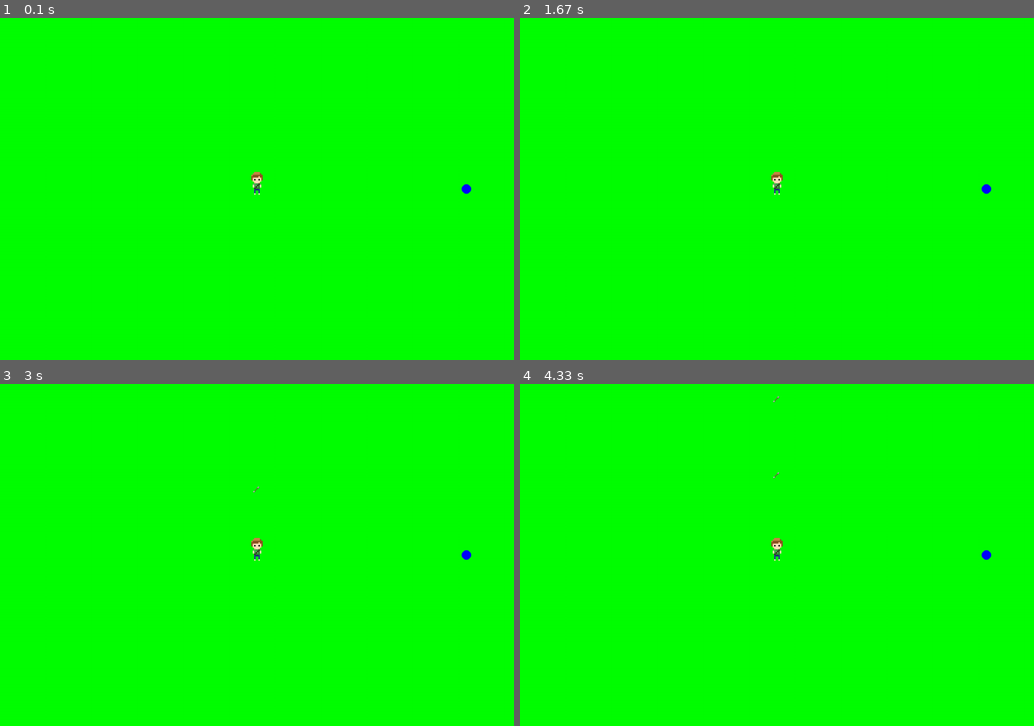
Above: before the commit, frames 1-4 (two rows, left to right).
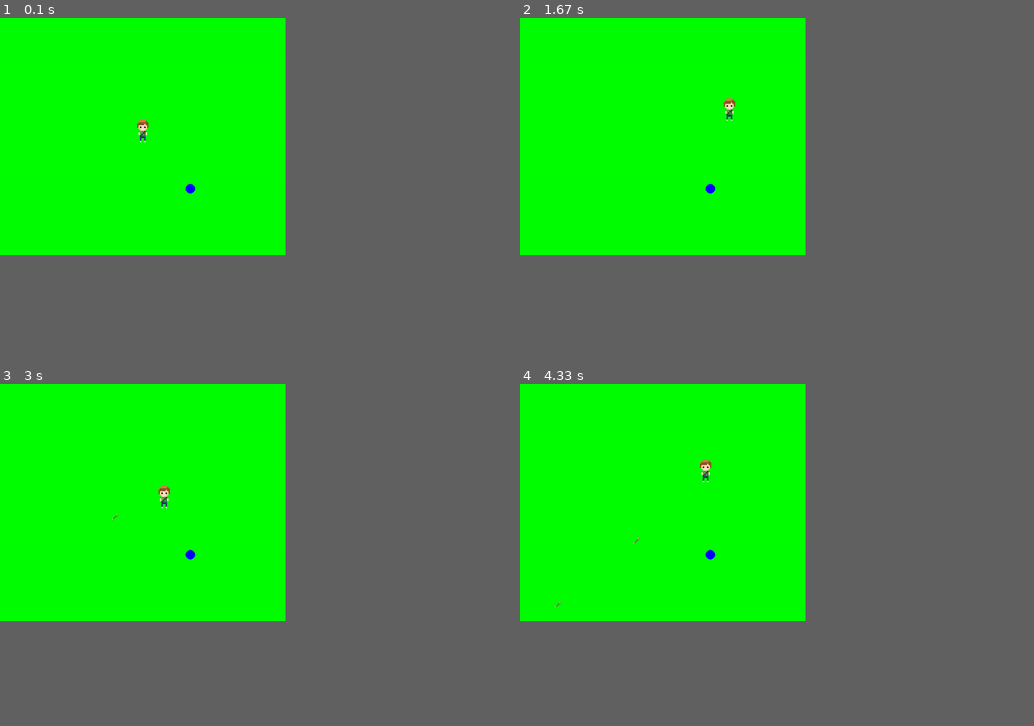
Above: after the commit, the same moments.

Repository: TomasPires/Projeto_Final_pygame
Game: pygame game, started from treasures_and_burial.py
Two runs of this game, one before a commit and one after it. Both use one fixed random seed, a clock stepped at 60 frames per second and the inputs below.
Inputs (mouse positions are in pixels of both pictures, inside the frame that each line leads up to):
- Up to frame 1 (0.1 s): no input
- Up to frame 2 (1.67 s): hold D 0.33-0.8 s; move the mouse to (653, 147) at 0.37 s; hold W 0.83-1.13 s; hold D 1.17-1.63 s
- Up to frame 3 (3 s): hold A 1.67-2.2 s; hold S 2.23-2.53 s; tap Space at 2.57, 2.97 s; hold A from 2.9 s (still down)
- Up to frame 4 (4.33 s): tap Space at 3.27, 3.4, 3.8, 4.1 s; release A at 3.3 s; hold W 3.33-3.7 s; hold D from 3.73 s (still down)
In our replay, the window is 900x600 before the commit and 500x416 after it. These sizes can differ from the game's own. Grey fills any space a smaller window leaves; there, only what the larger window draws over its background counts as a difference.

The runs differ from the first frame. In frame 1, 0.3% of the frame differs, in the area x 26-92%, y 29-52%; in frame 2, 0.3%; in frame 3, 0.3%; in frame 4, 0.3%, in the area x 6-92%, y 3-66%.

Commit message:
Atualizando o dicionário assets e construindo a mecânica de tiro

Diff:
--- a/treasures_and_burial.py
+++ b/treasures_and_burial.py
@@ -1,9 +1,9 @@
 import pygame
 import random
 import os
-
-WIDTH = 1080
-HEIGHT = 720
+from math import *
+WIDTH = 600
+HEIGHT = 500
 FPS = 30
 
 WHITE = (255,255,255)
@@ -27,6 +27,49 @@
     assets = {}
     assets['flecha_img'] = pygame.image.load('Pixel_TreasuresandBurial/props/objects/projectiles/arrow-16x16.png').convert_alpha()
     assets['character_img'] = pygame.image.load('Pixel_TreasuresandBurial/props/characters/front/char0.0-96x96.png').convert_alpha()
+    anim_right = []
+    anim_left = []
+    anim_front = []
+    anim_back = []
+    for i in range(10):
+        frame_right = 'Pixel_TreasuresandBurial/props/characters/right/char1.{0}-96x96.png'.format(i)
+        img = pygame.image.load(frame_right).convert_alpha()
+        img = pygame.transform.scale(img,(96,96))
+        anim_right.append(img)
+    assets['character_right'] = anim_right
+    for i in range(10):
+        frame_left = 'Pixel_TreasuresandBurial/props/characters/left/char3.{0}-96x96.png'.format(i)
+        img = pygame.image.load(frame_left).convert_alpha()
+        img = pygame.transform.scale(img,(96,96))
+        anim_left.append(img)
+    assets['character_left'] = anim_left
+    for i in range(8):
+        frame_front = 'Pixel_TreasuresandBurial/props/characters/front/char0.{0}-96x96.png'.format(i)
+        img = pygame.image.load(frame_front).convert_alpha()
+        img = pygame.transform.scale(img,(96,96))
+        anim_front.append(img)
+    assets['character_front'] = anim_front
+    for i in range(8):
+        frame_back = 'Pixel_TreasuresandBurial/props/characters/back/char2.{0}-96x96.png'.format(i)
+        img = pygame.image.load(frame_back).convert_alpha()
+        img = pygame.transform.scale(img,(96,96))
+        anim_front.append(img)
+    assets['character_back'] = anim_back
+    anim_torch = []
+    for i in range(1,5):
+        frame_torch = 'Pixel_TreasuresandBurial/props/animation/fire{0}-128x128.png'.format(i)
+        img = pygame.image.load(frame_torch).convert_alpha()
+        img = pygame.transform.scale(img,(32,32))
+        anim_torch.append(img)
+    assets['torch_anim'] = anim_torch
+    elementals = []
+    for i in range(4):
+        elements = ['fire','water','air','earth']
+        filename = 'Pixel_TreasuresandBurial/props/enemies/{0}_elemental.png'.format(elements[i])
+        img = pygame.image.load(filename).convert_alpha()
+        img = pygame.transform.scale(img,(32,32))
+        elementals.append(img)
+    assets['elementals'] = elementals
     return assets
 
 #Classes
@@ -75,9 +118,9 @@
             # Marca o tick da nova imagem.
             self.last_shot = now
             # A nova bala vai ser criada logo acima e no centro horizontal da nave
-            new_bullet = Flecha(self.assets, self.rect.centery, self.rect.centerx)
-            self.groups['all_sprites'].add(new_bullet)
-            self.groups['all_flechas'].add(new_bullet)
+            nova_flecha = Flecha(self.assets, self.rect.centery, self.rect.centerx)
+            self.groups['all_sprites'].add(nova_flecha)
+            self.groups['all_flechas'].add(nova_flecha)
 
 class Flecha(pygame.sprite.Sprite):
     def __init__(self,assets,bottom,centerx):
@@ -88,12 +131,19 @@
         self.rect=self.image.get_rect()
         self.rect.centerx = centerx
         self.rect.bottom = bottom
-        self.speedy = -10
+        self.speed = 10
+        mouse = list(pygame.mouse.get_pos())
+        distx = mouse[0] - self.rect.centerx
+        disty = mouse[1] - self.rect.centery
+        angle = atan2(disty,distx)
+        self.angle = degrees(angle)
+        self.speedx = cos(angle)*self.speed
+        self.speedy = sin(angle)*self.speed
 
     def update(self):
         # A bala só se move no eixo y
         self.rect.y += self.speedy
-
+        self.rect.x += self.speedx
         # Se o tiro passar do inicio da tela, morre.
         if self.rect.bottom < 0:
             self.kill()
@@ -119,25 +169,29 @@
             if event.type == pygame.QUIT:
                 gamerun = False
             if event.type == pygame.KEYDOWN:
-                if event.key == pygame.K_LEFT:
+                if event.key == pygame.K_a:
                     player.x_speed -=5
-                if event.key == pygame.K_RIGHT:
+                if event.key == pygame.K_d:
                     player.x_speed +=5
-                if event.key == pygame.K_UP:
+                if event.key == pygame.K_w:
                     player.y_speed -=5
-                if event.key == pygame.K_DOWN:
+                if event.key == pygame.K_s:
                     player.y_speed +=5
                 if event.key == pygame.K_SPACE:
                     player.shoot()
             if event.type == pygame.KEYUP:
-                if event.key == pygame.K_LEFT:
+                if event.key == pygame.K_a:
                     player.x_speed +=5
-                if event.key == pygame.K_RIGHT:
+                if event.key == pygame.K_d:
                     player.x_speed -=5
-                if event.key == pygame.K_UP:
+                if event.key == pygame.K_w:
                     player.y_speed +=5
-                if event.key == pygame.K_DOWN:
+                if event.key == pygame.K_s:
                     player.y_speed -=5
+
+            if event.type == pygame.MOUSEMOTION:
+                mouse = list(pygame.mouse.get_pos())  ###
+                print(mouse)
 
         if player.rect.right >= (WIDTH)-100:
             if (HEIGHT/2)-50<player.rect.bottom<(HEIGHT/2+50):
@@ -148,9 +202,9 @@
         all_sprites.update()
 
         window.fill(MAPA) #Depois, podemos usar o comando pygame.display.flip()
-        pygame.draw.circle(window, BLUE,(980,360),10)
         all_sprites.draw(window)
-
+        all_flechas.draw(window)
+        pygame.draw.circle(window, BLUE,(400,360),10) ###
         pygame.display.update()
 
 janela(window)
